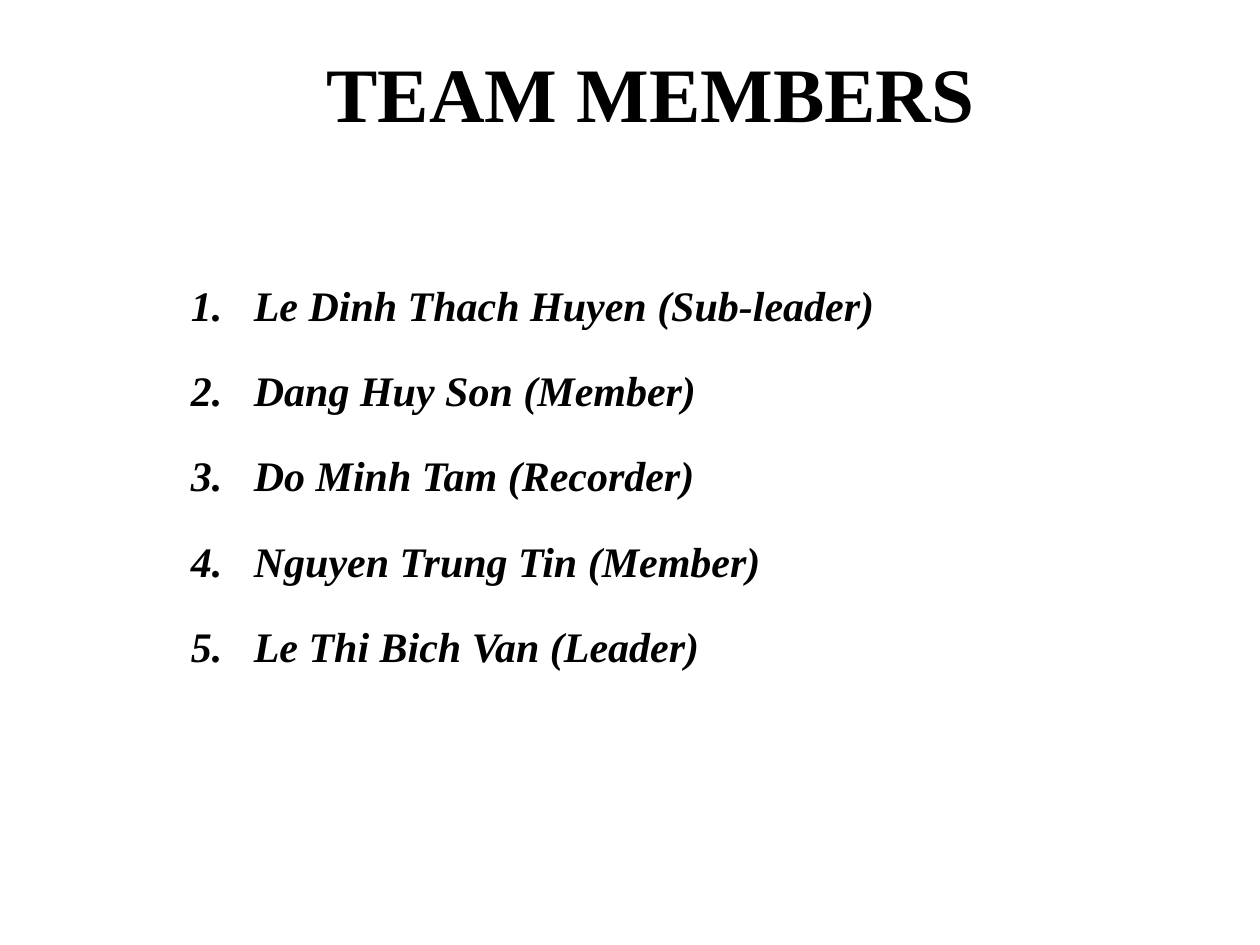
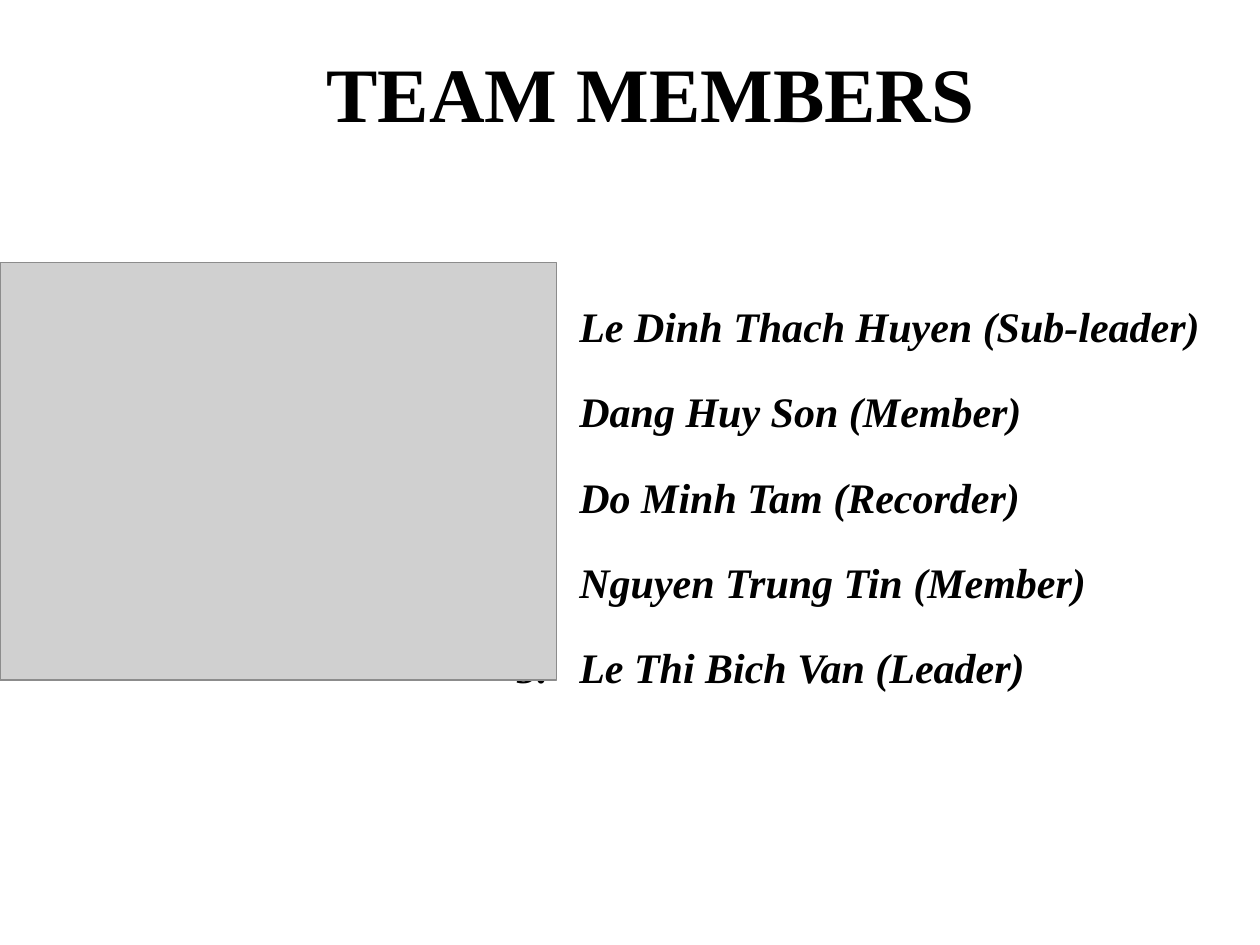
Before and after one commit to T138384/vlu-k15t1-team11, a slide deck: slide 2 of SMA - Software Measurement & Analysis/Asignment-01/K15T1-Team11-Team Assignment1/K15T1-Team11-Team Assignment1.ppt. Drawn at 1260x945 pixels with LibreOffice and Linux fonts; fonts in the diff are those of the drawing; grey boxes stand for pictures; background and template pictures are left out. Boxes give left, top, right and bottom in pixels: in the first picture for what was removed or moved away, otherwise in the second. Text is boxed around its words. In the diff, an @@ line names an element or a change of style, - is before the commit and + after.

```diff
--- a/SMA - Software Measurement & Analysis/Asignment-01/K15T1-Team11-Team Assignment1/K15T1-Team11-Team Assignment1.ppt
+++ b/SMA - Software Measurement & Analysis/Asignment-01/K15T1-Team11-Team Assignment1/K15T1-Team11-Team Assignment1.ppt
@@ picture added at <box>0,262,557,679</box> @@
@@ text "Le Dinh Thach Huyen (Sub-leader)": place and size @@
-text "Le Dinh Thach Huyen (Sub-leader)" at <box>254,292,874,671</box>
+text "Le Dinh Thach Huyen (Sub-leader)" at <box>579,313,1200,692</box>
```
Also in this commit, not shown: 9 other slides changed, 1 slide added, 1 slide removed, 2 other files.
